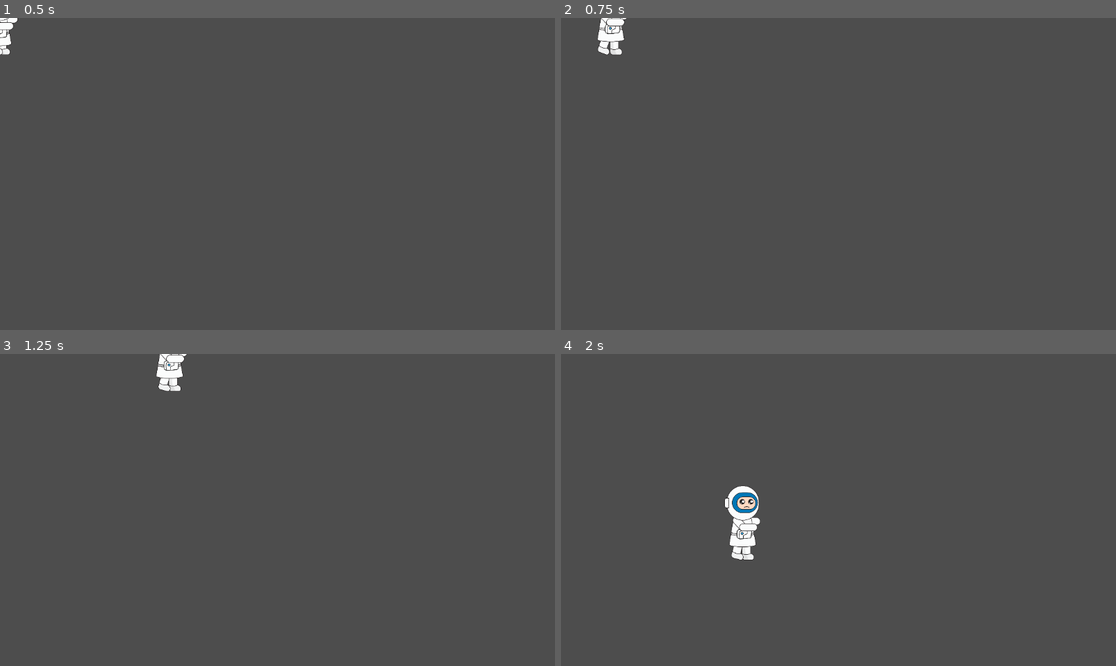
Above: before the commit, frames 1-4 (two rows, left to right).
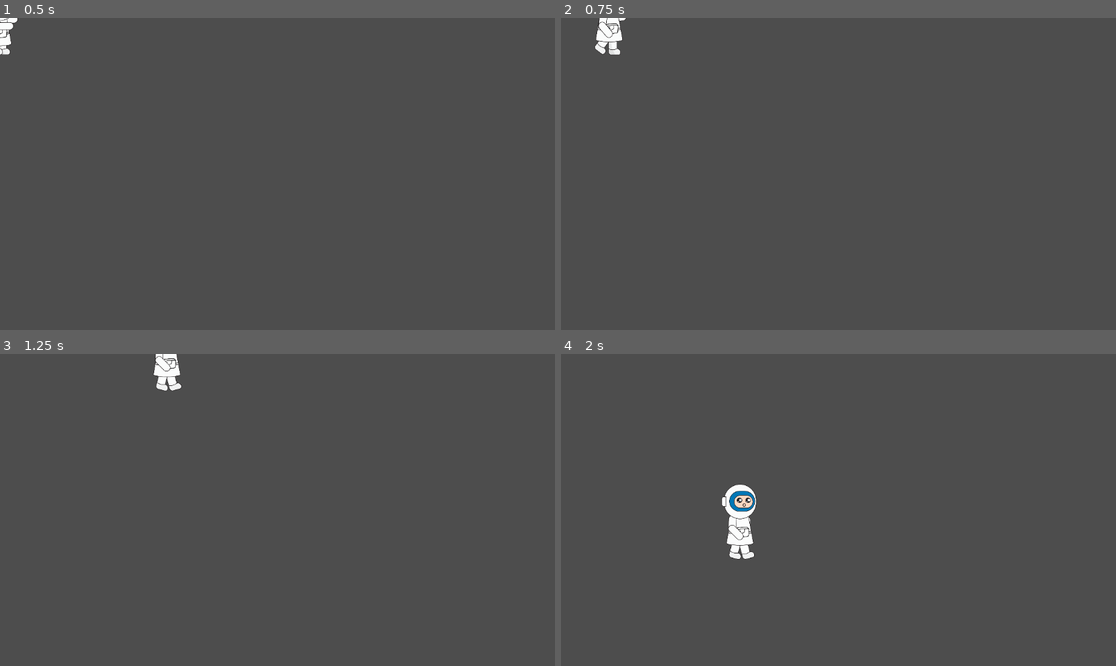
Above: after the commit, the same moments.

Repository: SenaHBHS/planet-xcape
Game: Godot game, scene res://scenes/player/player.tscn
The game is run twice, just before and just after one commit, with the same random seed, the same clock (stepped at 60 frames per second) and the same inputs. The project has no main scene, so this scene is started directly.
Inputs:
- Up to frame 1 (0.5 s): no input
- Up to frame 2 (0.75 s): hold D (move_right) from 0.53 s (still down); tap Space (attack) at 0.6 s
- Up to frame 3 (1.25 s): keep holding D (move_right)
- Up to frame 4 (2 s): release D (move_right) at 1.28 s; hold S (move_down) from 1.28 s (still down); tap Space (attack) at 1.35 s

Frame 1 is identical in both runs. In frame 2, 0.2% of the frame differs, in the area x 6-12%, y 0-12%; in frame 3, 0.3%; in frame 4, 0.7%, in the area x 29-36%, y 41-67%.

Commit message:
started working on the weapon scene

Diff:
--- a/autoload/game_manager.gd
+++ b/autoload/game_manager.gd
@@ -1,5 +1,6 @@
 extends Node
 
+# game scene management
 const start_screen_scene: PackedScene = preload("res://scenes/start_screen/start_screen.tscn")
 const story_scene: PackedScene = preload("res://scenes/story/story.tscn")
 const how_to_screen_scene: PackedScene = preload("res://scenes/how_to_screen/how_to_screen.tscn")
--- /dev/null
+++ b/autoload/inventory_handler.gd
@@ -0,0 +1,4 @@
+extends Node
+
+# global game variable management
+const inventory_limit = 3 # max n(items) in the inventory!
--- /dev/null
+++ b/autoload/weapon_manager.gd
@@ -0,0 +1,32 @@
+extends Node
+
+# weapon properties
+const handheld_weapon_props = {
+	"beam_blaster": {
+		"damage_per_hit": 10,
+		"hp_point": 100
+	}
+}
+
+# weapons player has bought
+const weapons_available = [{
+	"weapon_type": "default",
+	"weapon_name": "fist"
+}, {
+	# a dummy weapon
+	"weapon_type": "handheld",
+	"weapon_name": "beam_blaster",
+	"damage_caused_so_far": 2,
+}]
+
+var equipped_weapon = "fist" # default (user can choose others later)
+
+func change_equipped_weapon(new_equipped_weapon: String) -> void:
+	equipped_weapon = new_equipped_weapon
+
+func add_new_available_weapon(type: String, name: String) -> void:
+	weapons_available.append({
+		"weapon_type": type,
+		"weapon_name": name,
+		"damage_caused_so_far": 0
+	})
--- /dev/null
+++ b/scenes/player/handheld_weapon/handheld_weapon.gd
@@ -0,0 +1,10 @@
+extends StaticBody2D
+
+# Called when the node enters the scene tree for the first time.
+func _ready():
+	pass # Replace with function body.
+
+
+# Called every frame. 'delta' is the elapsed time since the previous frame.
+func _process(delta):
+	pass
--- a/scenes/player/handheld_weapon/handheld_weapon.tscn
+++ b/scenes/player/handheld_weapon/handheld_weapon.tscn
@@ -1,3 +1,126 @@
-[gd_scene format=3 uid="uid://dbfofcs1i24g4"]
+[gd_scene load_steps=13 format=3 uid="uid://dbfofcs1i24g4"]
 
-[node name="Weapon" type="StaticBody2D"]
+[ext_resource type="Script" path="res://scenes/player/handheld_weapon/handheld_weapon.gd" id="1_cu4gd"]
+[ext_resource type="Texture2D" uid="uid://cjxt8cvbvv856" path="res://assets/sprites/weapons/Beam Blaster.png" id="1_srdrw"]
+[ext_resource type="Texture2D" uid="uid://b8fmut62j3vm2" path="res://assets/sprites/weapons/Plasma Streamer.png" id="2_4xfdf"]
+[ext_resource type="Texture2D" uid="uid://qfce7lh7h64i" path="res://assets/sprites/weapons/Pulse Pistol.png" id="3_68eur"]
+
+[sub_resource type="AtlasTexture" id="AtlasTexture_vadv8"]
+atlas = ExtResource("1_srdrw")
+region = Rect2(0, 0, 513, 262)
+
+[sub_resource type="AtlasTexture" id="AtlasTexture_ourls"]
+atlas = ExtResource("2_4xfdf")
+region = Rect2(0, 0, 513, 317)
+
+[sub_resource type="AtlasTexture" id="AtlasTexture_43366"]
+atlas = ExtResource("3_68eur")
+region = Rect2(0, 0, 500, 512)
+
+[sub_resource type="SpriteFrames" id="SpriteFrames_5degj"]
+animations = [{
+"frames": [{
+"duration": 1.0,
+"texture": SubResource("AtlasTexture_vadv8")
+}],
+"loop": true,
+"name": &"beam_blaster",
+"speed": 5.0
+}, {
+"frames": [{
+"duration": 1.0,
+"texture": SubResource("AtlasTexture_ourls")
+}],
+"loop": true,
+"name": &"plasma_streamer",
+"speed": 5.0
+}, {
+"frames": [{
+"duration": 1.0,
+"texture": SubResource("AtlasTexture_43366")
+}],
+"loop": true,
+"name": &"pulse_pistol",
+"speed": 5.0
+}]
+
+[sub_resource type="Animation" id="Animation_tpc4g"]
+resource_name = "default_fire_movement"
+length = 0.5
+tracks/0/type = "value"
+tracks/0/imported = false
+tracks/0/enabled = true
+tracks/0/path = NodePath("AnimatedSprite2D:position")
+tracks/0/interp = 1
+tracks/0/loop_wrap = true
+tracks/0/keys = {
+"times": PackedFloat32Array(0),
+"transitions": PackedFloat32Array(1),
+"update": 0,
+"values": [Vector2(0, 0)]
+}
+tracks/1/type = "value"
+tracks/1/imported = false
+tracks/1/enabled = true
+tracks/1/path = NodePath("AnimatedSprite2D:rotation")
+tracks/1/interp = 1
+tracks/1/loop_wrap = true
+tracks/1/keys = {
+"times": PackedFloat32Array(0),
+"transitions": PackedFloat32Array(1),
+"update": 0,
+"values": [0.0]
+}
+
+[sub_resource type="Animation" id="Animation_aa0m4"]
+length = 0.001
+tracks/0/type = "value"
+tracks/0/imported = false
+tracks/0/enabled = true
+tracks/0/path = NodePath("AnimatedSprite2D:position")
+tracks/0/interp = 1
+tracks/0/loop_wrap = true
+tracks/0/keys = {
+"times": PackedFloat32Array(0),
+"transitions": PackedFloat32Array(1),
+"update": 0,
+"values": [Vector2(0, 0)]
+}
+tracks/1/type = "value"
+tracks/1/imported = false
+tracks/1/enabled = true
+tracks/1/path = NodePath("AnimatedSprite2D:rotation")
+tracks/1/interp = 1
+tracks/1/loop_wrap = true
+tracks/1/keys = {
+"times": PackedFloat32Array(0),
+"transitions": PackedFloat32Array(1),
+"update": 0,
+"values": [0.0]
+}
+
+[sub_resource type="AnimationLibrary" id="AnimationLibrary_02vv0"]
+_data = {
+"RESET": SubResource("Animation_aa0m4"),
+"default_fire_movement": SubResource("Animation_tpc4g")
+}
+
+[sub_resource type="RectangleShape2D" id="RectangleShape2D_pewk7"]
+size = Vector2(528, 267)
+
+[node name="HandheldWeapon" type="StaticBody2D"]
+script = ExtResource("1_cu4gd")
+
+[node name="AnimatedSprite2D" type="AnimatedSprite2D" parent="."]
+sprite_frames = SubResource("SpriteFrames_5degj")
+animation = &"beam_blaster"
+
+[node name="AnimationPlayer" type="AnimationPlayer" parent="."]
+libraries = {
+"": SubResource("AnimationLibrary_02vv0")
+}
+
+[node name="CollisionShape2D" type="CollisionShape2D" parent="."]
+visible = false
+position = Vector2(0, 0.5)
+shape = SubResource("RectangleShape2D_pewk7")
--- a/scenes/player/player.gd
+++ b/scenes/player/player.gd
@@ -16,7 +16,7 @@
 	handle_animations(attack_props, direction)
 
 func handle_firing() -> Dictionary:
-	var animation_name = "shoot"
+	var animation_name = "hit"
 	var just_attacked = null
 	if Input.is_action_just_pressed("attack"):
 		just_attacked = true
--- a/scenes/player/player.tscn
+++ b/scenes/player/player.tscn
@@ -420,6 +420,6 @@
 
 [node name="AnimatedSprite2D" type="AnimatedSprite2D" parent="."]
 sprite_frames = SubResource("SpriteFrames_fltqo")
-animation = &"shoot"
+animation = &"hit"
 
 [connection signal="animation_finished" from="AnimatedSprite2D" to="." method="_on_animation_finished"]
Binary file added: assets/sprites/defense_systems/Electro.png
Not shown, added: assets/sprites/defense_systems/Electro.png.import
Binary file added: assets/sprites/defense_systems/Flash Grenade.png
Not shown, added: assets/sprites/defense_systems/Flash Grenade.png.import
Binary file added: assets/sprites/defense_systems/Nebula Boom.png
Not shown, added: assets/sprites/defense_systems/Nebula Boom.png.import
Binary file added: assets/sprites/defense_systems/Quantum Inferno.png
Not shown, added: assets/sprites/defense_systems/Quantum Inferno.png.import
Binary file added: assets/sprites/weapons/Beam Blaster.png
Not shown, added: assets/sprites/weapons/Beam Blaster.png.import
Binary file added: assets/sprites/weapons/Electro Grenade.png
Not shown, added: assets/sprites/weapons/Electro Grenade.png.import
(and 6 more such lines)
